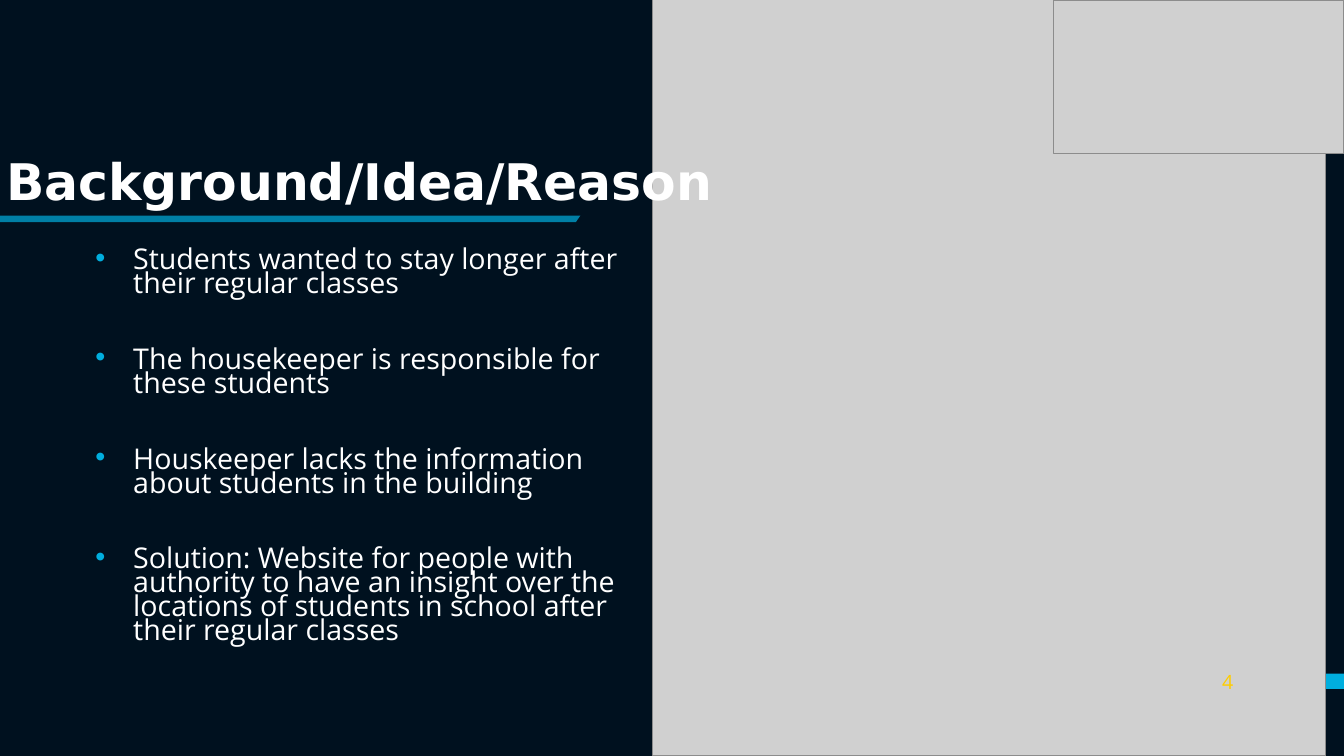
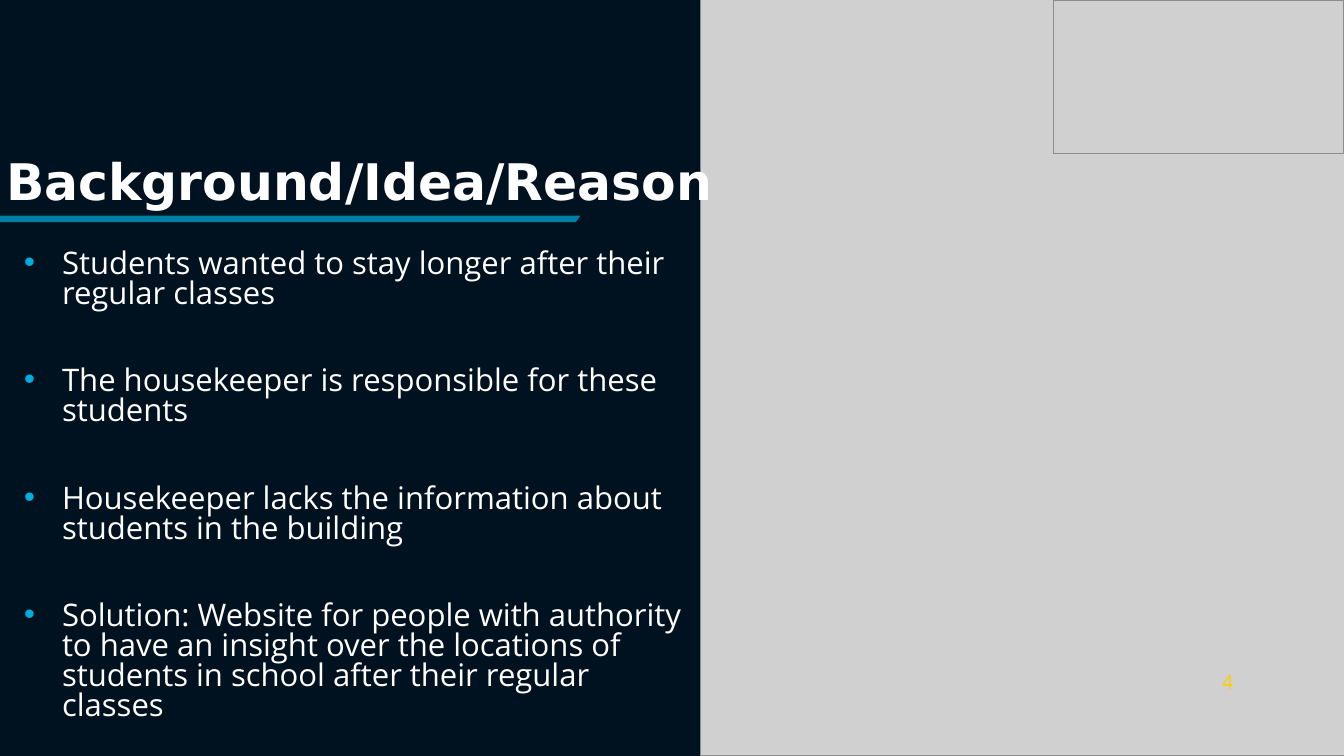
Before and after one commit to filipjosipovic/OverTime, a slide deck: slide 4 of SYP- Präsi (1).pptx. Drawn at 1344x756 pixels with LibreOffice and Linux fonts; fonts in the diff are those of the drawing; grey boxes stand for pictures. Boxes give left, top, right and bottom in pixels: in the first picture for what was removed or moved away, otherwise in the second. Text is boxed around its words. In the diff, an @@ line names an element or a change of style, - is before the commit and + after.

```diff
--- a/SYP- Präsi (1).pptx
+++ b/SYP- Präsi (1).pptx
@@ picture: place and size @@
-picture at (653,0,1327,756)
+picture at (701,0,1344,756)
@@ text "Students wanted to stay longer ...": place and size @@
-text "Students wanted to stay longer ..." at (133,247,617,647)
+text "Students wanted to stay longer ..." at (62,250,681,717)
@@ text at (62,250,681,717): size 20.4 to 22.2 pt in "Students wanted to stay longer after their ...", "The housekeeper is responsible for these students", "Solution: Website for people with authority to ..."; line spacing 0.7 to 0.8 @@
@@ text at (62,485,662,547): text changed; size 20.4 to 22.2 pt @@
-• Houskeeper lacks the information about students in the building
+• Housekeeper lacks the information about students in the building
@@ freeform shape removed at (1245,673,1344,689) @@
```
Also in this commit, not shown: 2 other slides changed.
